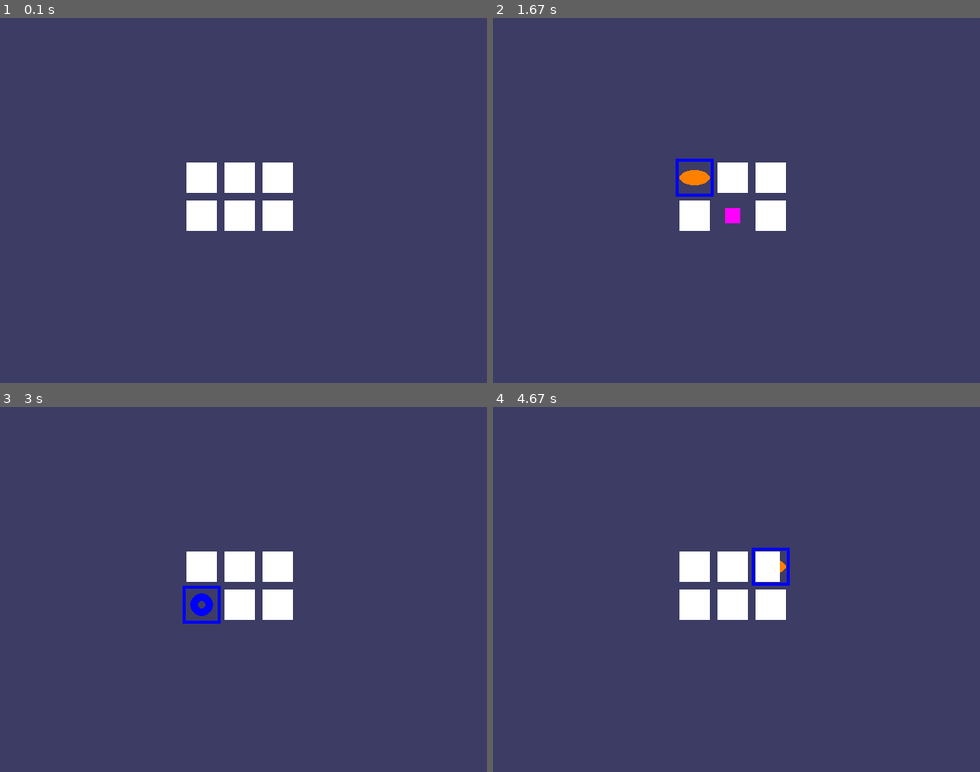
Above: before the commit, frames 1-4 (two rows, left to right).
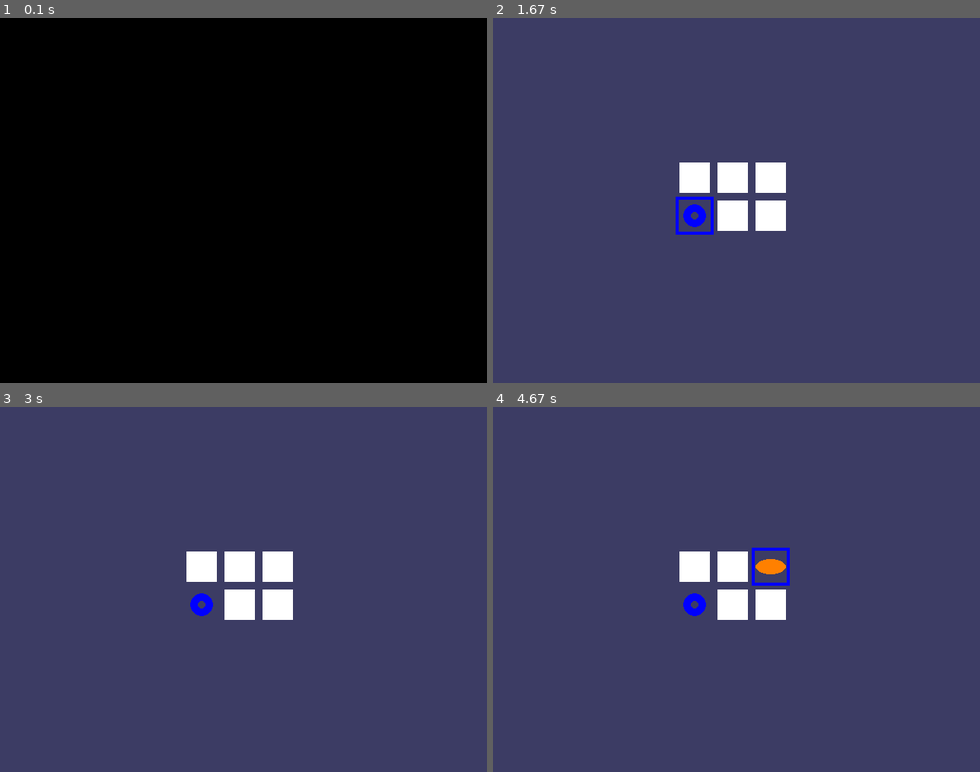
Above: after the commit, the same moments.

Repository: jwang1/python_matching_game
Game: pygame game, started from PyGameMatchingGame.py
Two runs of this game, one before a commit and one after it. Both use one fixed random seed, a clock stepped at 60 frames per second and the inputs below.
Inputs (mouse positions are in pixels of both pictures, inside the frame that each line leads up to):
- Up to frame 1 (0.1 s): no input
- Up to frame 2 (1.67 s): click (736, 200) at 0.47 s; click (692, 178) at 0.95 s; move the mouse to (770, 215) at 1.3 s; press the mouse at (770, 215) at 1.33 s; move the mouse to (736, 215) at 1.43 s; release the mouse at (702, 215) at 1.57 s
- Up to frame 3 (3 s): no input
- Up to frame 4 (4.67 s): move the mouse to (755, 574) at 3.8 s; click (755, 574) at 4.2 s

The runs differ from the first frame. In frame 1, 100% of the frame differs, in the area x 0-100%, y 0-100%; in frame 2, 2.0%; in frame 3, 0.2%; in frame 4, 0.9%.

Commit message:
Fixed the bug in my Class implementation;
1. the root-cause, in the play() memeber method
    when reset data memeber (firstSelection),

    forgot to make the self.firstSelection;

       firstSelection = None

   the above did not have effect on self.firstSelection

hence, self.firstSelection was NEVER reset!  and flip the code of firstSelection when no-matched,  basically flipped different card!

Diff:
--- a/PyGameMatchingGame.py
+++ b/PyGameMatchingGame.py
@@ -70,7 +70,7 @@
 
     self.displaySurf.fill(MatchingPyGame.BG_COLOR)
 
-    self.makeAnimation()
+    #self.makeAnimation()
 
     self.play()
 
@@ -85,6 +85,7 @@
       mousex = mousey = 0  # otherwise getBoxAtPixel will complain referred before assignment
 
       self.displaySurf.fill(MatchingPyGame.BG_COLOR)  # drawing the window
+      self.pygame.time.wait(300)
       self.drawBoard()
 
       for event in pygame.event.get():  # event handling loop
@@ -102,11 +103,14 @@
         # The mouse is currently over a box.
         if not self.revealedBoxes[boxx][boxy]:
           self.drawHighlightBox(boxx, boxy)
+
         if not self.revealedBoxes[boxx][boxy] and mouseClicked:
+          self.revealedBoxes[boxx][boxy] = True  # set the box as "revealed"
           self.revealBoxesAnimation([(boxx, boxy)])
-          self.revealedBoxes[boxx][boxy] = True  # set the box as "revealed"
+
           if self.firstSelection == None:  # the current box was the first box clicked
             self.firstSelection = (boxx, boxy)
+
           else:  # the current box was the second box clicked
             # Check if there is a match between the two icons.
             icon1shape, icon1color = self.getShapeAndColor(self.firstSelection[0], self.firstSelection[1])
@@ -114,10 +118,13 @@
 
             if icon1shape != icon2shape or icon1color != icon2color:
               # Icons don't match. Re-cover up both selections.
-              pygame.time.wait(1000)  # 1000 milliseconds = 1 sec
-              self.coverBoxesAnimation([(self.firstSelection[0], self.firstSelection[1]), (boxx, boxy)])
+              #pygame.time.wait(1000)  # 1000 milliseconds = 1 sec
+              #self.coverBoxesAnimation([(self.firstSelection[0], self.firstSelection[1]), (boxx, boxy)])
+
+              # need to flip the two-not-matched cards
               self.revealedBoxes[self.firstSelection[0]][self.firstSelection[1]] = False
               self.revealedBoxes[boxx][boxy] = False
+
             elif self.hasWon():  # check if all pairs found
               self.gameWonAnimation()
               pygame.time.wait(2000)
@@ -132,8 +139,9 @@
               pygame.time.wait(1000)
 
               # Replay the start game animation.
-              self.startGameAnimation()
-            firstSelection = None  # reset firstSelection variable
+              #self.startGameAnimation()
+
+            self.firstSelection = None  # reset firstSelection variable
 
       # Redraw the screen and wait a clock tick.
       self.pygame.display.update()
@@ -177,11 +185,19 @@
 
   """Gmae animation"""
   def makeAnimation(self):
-
-    # FIXME:
-    converedBoxes = self.generateRevealedBoxesData(False)
-
-    #boxes = [i for x in range(MatchingPyGame.BOARD_WIDTH)] for
+    self.generateRevealedBoxesData(False)
+    boxes = []
+    for x in range(MatchingPyGame.BOARD_WIDTH):
+        for y in range(MatchingPyGame.BOARD_HEIGHT):
+            boxes.append( (x, y) )
+    random.shuffle(boxes)
+    #boxGroups = splitIntoGroupsOf(8, boxes)
+    boxGroups = self.splitIntoGroupsOf(MatchingPyGame.BOARD_WIDTH, boxes)
+
+    self.drawBoard()
+    for boxGroup in boxGroups:
+        self.revealBoxesAnimation(boxGroup)
+        self.coverBoxesAnimation(boxGroup)
 
 
   def drawBoard(self):
@@ -251,8 +267,10 @@
                      (left - 5, top - 5, MatchingPyGame.BOX_SIZE + 10, MatchingPyGame.BOX_SIZE + 10), 4)
 
   def revealBoxesAnimation(self, boxes):
-    for coverage in range(MatchingPyGame.BOX_SIZE, (-MatchingPyGame.REVEAL_SPEED) - 1, -MatchingPyGame.REVEAL_SPEED):
-        self.drawBoxCovers(boxes, coverage)
+    self.drawBoxCovers(boxes, -1)
+
+    #for coverage in range(MatchingPyGame.BOX_SIZE, (-MatchingPyGame.REVEAL_SPEED) - 1, -MatchingPyGame.REVEAL_SPEED):
+    #    self.drawBoxCovers(boxes, coverage)
 
   def gameWonAnimation(self):
     # flash the background color when the player has won
@@ -283,9 +301,11 @@
     self.fpsClock.tick(MatchingPyGame.FPS)
 
   def coverBoxesAnimation(self, boxes):
+    self.drawBoxCovers(boxes, MatchingPyGame.BOX_SIZE)
+
     # Do the "box cover" animation.
-    for coverage in range(0, MatchingPyGame.BOX_SIZE + MatchingPyGame.REVEAL_SPEED, MatchingPyGame.REVEAL_SPEED):
-        self.drawBoxCovers(boxes, coverage)
+    #for coverage in range(0, MatchingPyGame.BOX_SIZE + MatchingPyGame.REVEAL_SPEED, MatchingPyGame.REVEAL_SPEED):
+    #    self.drawBoxCovers(boxes, coverage)
 
   def hasWon(self):
     # Returns True if all the boxes have been revealed, otherwise False
--- a/authors_pygame_matching_game.py
+++ b/authors_pygame_matching_game.py
@@ -308,7 +308,7 @@
             boxes.append( (x, y) )
     random.shuffle(boxes)
     #boxGroups = splitIntoGroupsOf(8, boxes)
-    boxGroups = [] # splitIntoGroupsOf(BOARDWIDTH, boxes)
+    boxGroups = splitIntoGroupsOf(BOARDWIDTH, boxes)
 
     drawBoard(board, coveredBoxes)
     for boxGroup in boxGroups:
